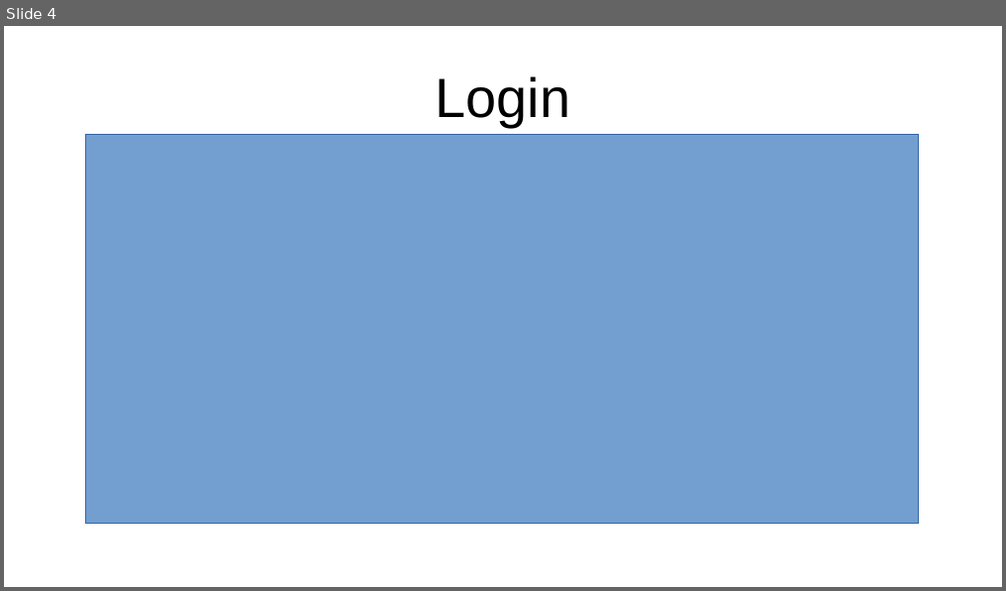
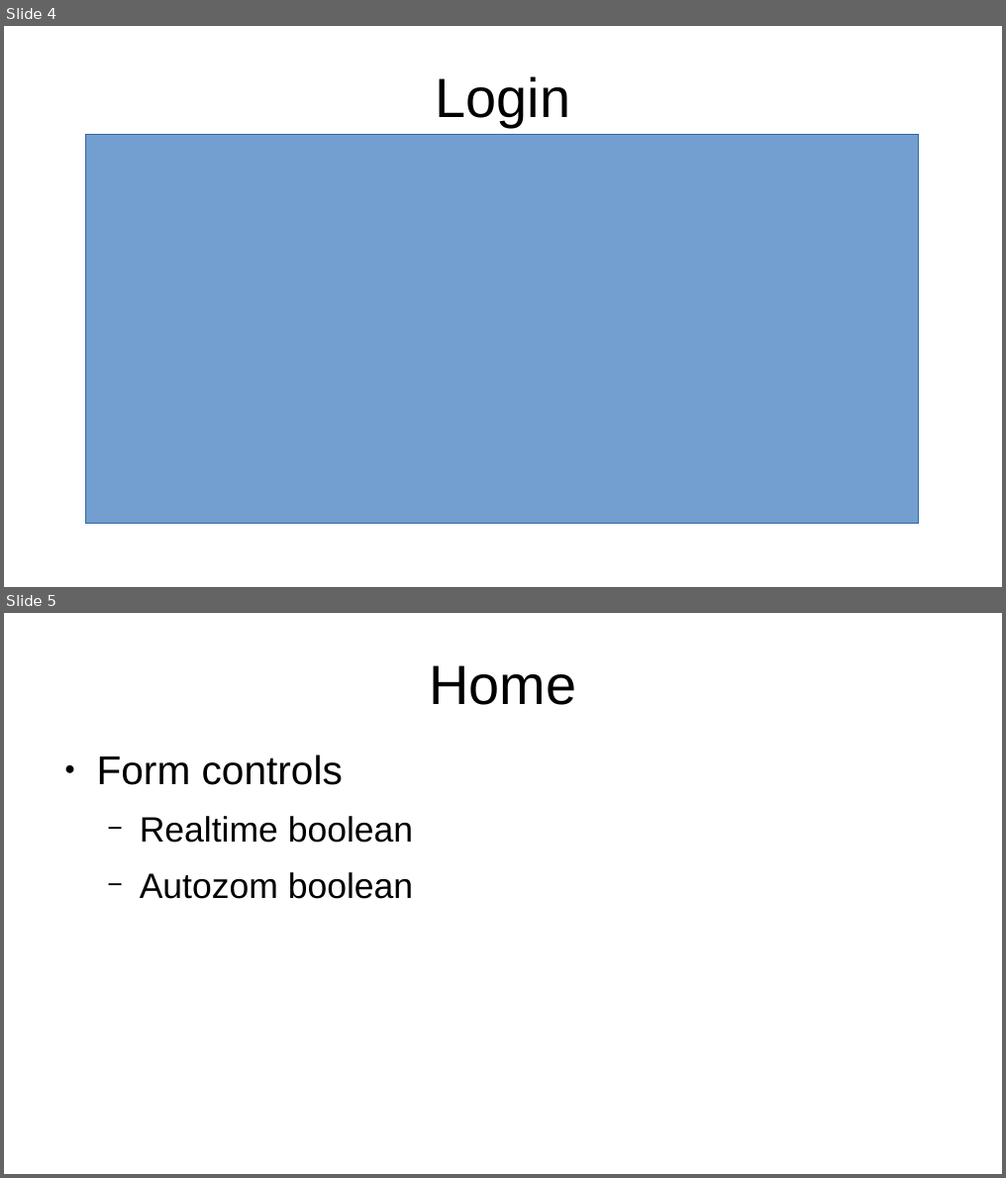
Before and after one commit to victorGonzalezH/ubimp, a slide deck: ubimpBlueprint.odp. Shown one above the other, each under a label of ours: slide 4 before the commit, slides 4 and 5 after it. The pictures are 1006x591 and 1006x1178 pixels, drawn with LibreOffice and Linux fonts; fonts in the diff are those of the drawing. Boxes give left, top, right and bottom in pixels: in the first picture for what was removed or moved away, otherwise in the second. Text is boxed around its words. In the diff, an @@ line names an element or a change of style, - is before the commit and + after.

Commit message:
nuevo componente home y se integra arcgis map con streamlayer (capa de websockets)

```diff
--- a/ubimpBlueprint.odp
+++ b/ubimpBlueprint.odp
@@ slide 5 added at (4, 613, 1002, 1174), background #FFFFFF @@
@@ title added at (429, 665, 576, 705), 44 pt, text #000000 @@
+Home
@@ text added at (97, 755, 413, 899), 28 pt, text #000000 @@
+● Form controls
+  − Realtime boolean
+  − Autozom boolean
```
Also in this commit, not shown: 1 other slide added, 1 slide removed, 18 other files.
